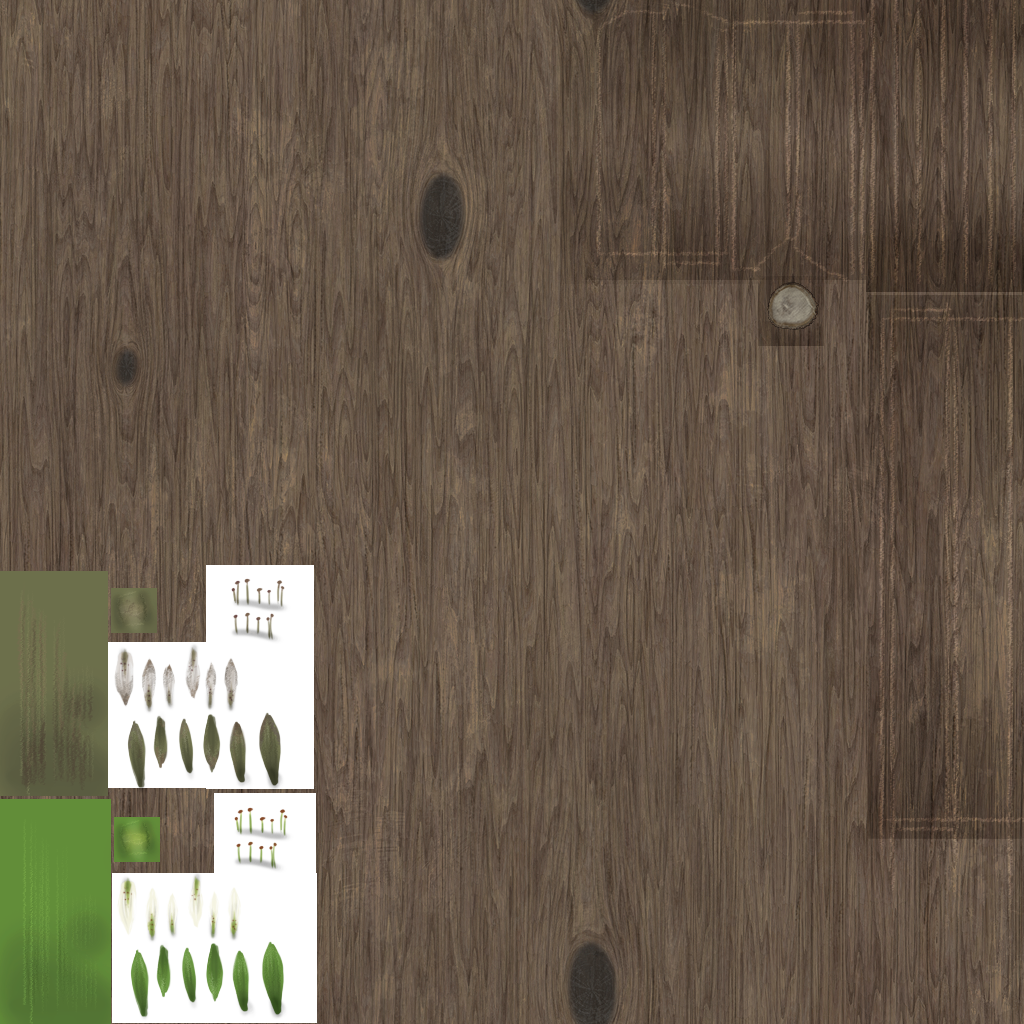
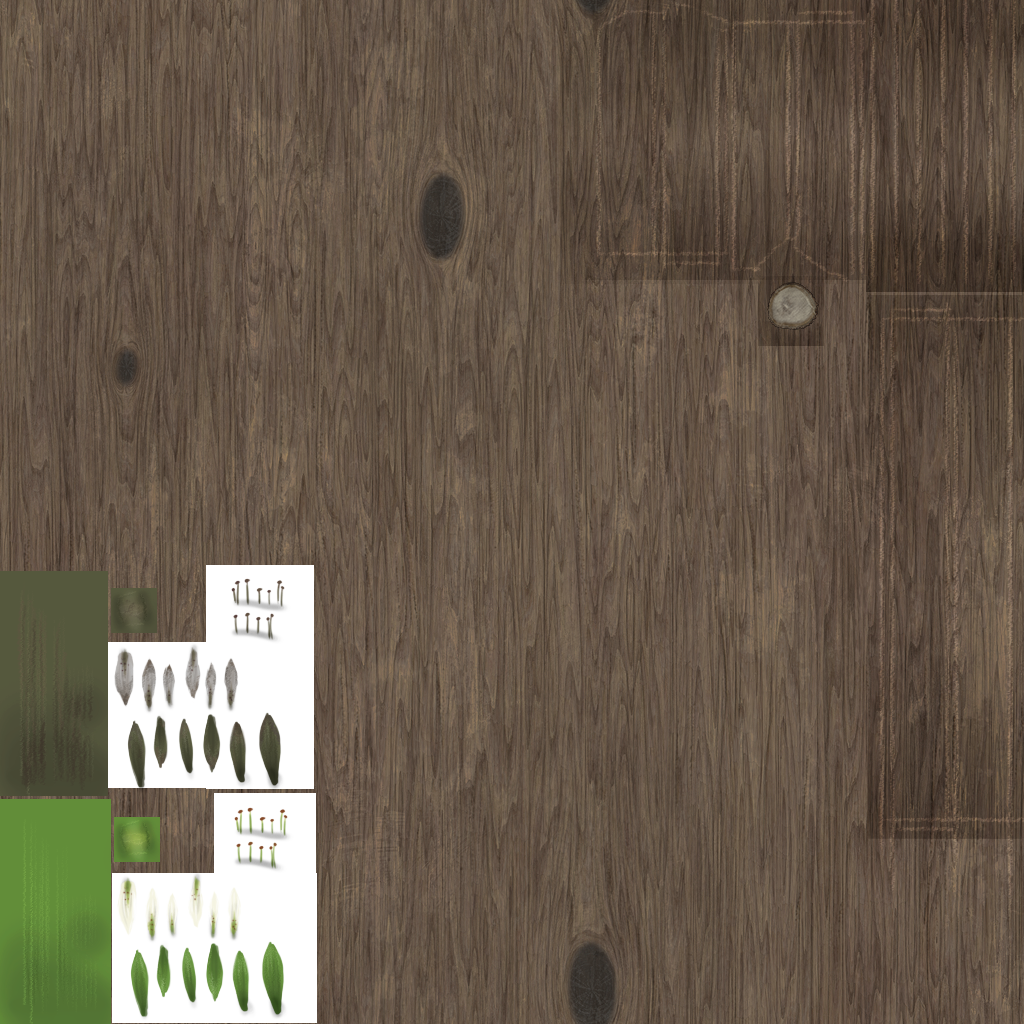
Comparing the layer stacks of the two 1024 x 1024 images. Changes:
painted on "Ebene 22" over box(0, 571, 285, 796)